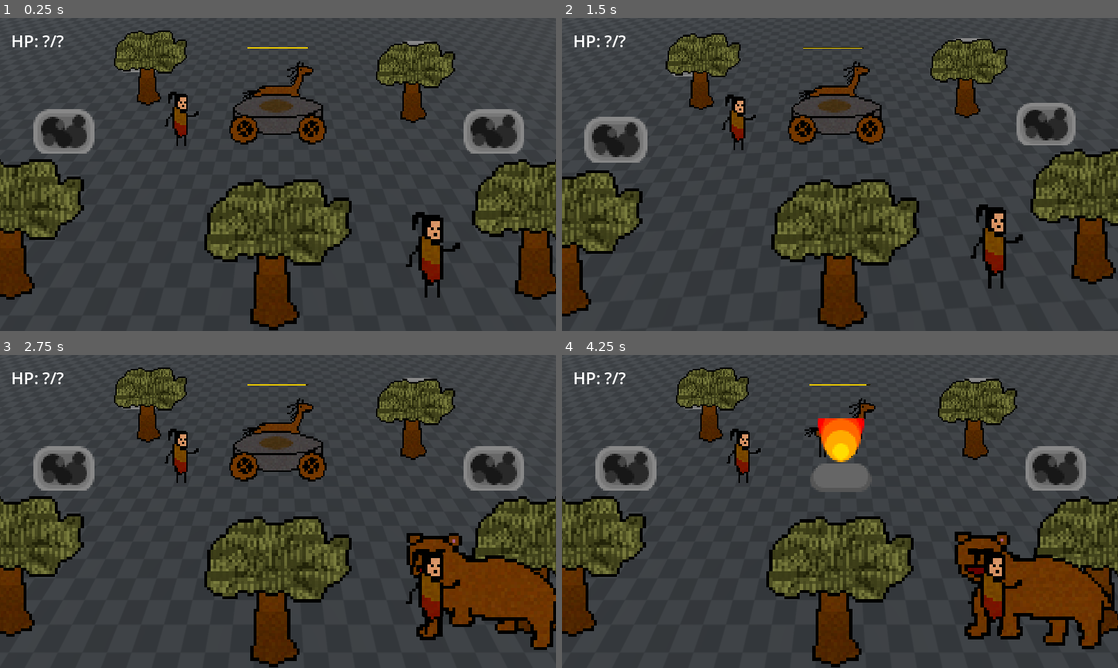
Above: before the commit, frames 1-4 (two rows, left to right).
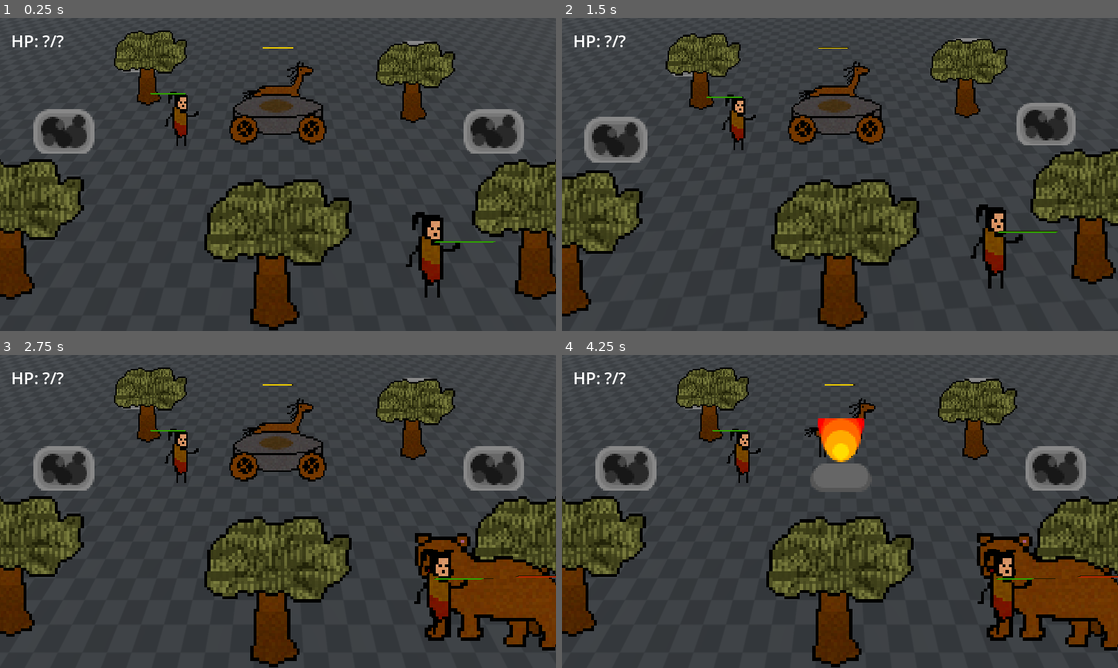
Above: after the commit, the same moments.

Repository: EnesBaytekin/har
Game: Godot game, scene res://scenes/test/test_scene.tscn
The game is run twice, just before and just after one commit, with the same random seed, the same clock (stepped at 60 frames per second) and the same inputs.
Inputs:
- Up to frame 1 (0.25 s): no input
- Up to frame 2 (1.5 s): tap Enter at 0.5 s; tap 8 at 0.6 s; tap Space at 1.25 s; tap 9 at 1.35 s
- Up to frame 3 (2.75 s): tap Enter at 2, 2.1 s
- Up to frame 4 (4.25 s): tap 0 at 2.85 s; tap Space at 3.5 s; tap 4 at 3.6 s

The runs differ from the first frame. In frame 1, 0.1% of the frame differs, in the area x 27-90%, y 9-72%; in frame 2, 0.1%; in frame 3, 3.4%; in frame 4, 4.9%, in the area x 27-100%, y 9-95%.

Commit message:
feat: add health bar to player and bear

Diff:
--- a/scenes/bear/bear.gd
+++ b/scenes/bear/bear.gd
@@ -9,11 +9,13 @@
 ## Koşma süresi (saniye)
 @export var chase_time: float = 5.0
 ## Oyuncuya ne kadar yaklaşınca hasar verir
-@export var attack_range: float = 1.5
+@export var attack_range: float = 1.0
 ## Hasar verme aralığı (saniye)
 @export var attack_cooldown: float = 1.5
 ## Ateşten kaçma taban mesafesi (fire_level=4 için)
 @export var fire_fear_base: float = 2.0
+## Maksimum can
+@export var max_health: int = 100
 ## Hasar miktarı
 @export var damage: int = 1
 ## Taş dikkat dağıtma süresi
@@ -32,12 +34,15 @@
 var _investigate_target: Vector3 = Vector3.ZERO
 var _enrage_target: Node3D = null
 var _current_speed: float = 3.0
+var health: int = 10
 
 const ANIM_SPEED: float = 10.0
 const BEAR_TEXTURE := preload("res://assets/sprites/bear.png")
 
 func _ready():
 	add_to_group("bears")
+	health = max_health
+	_update_health_bar()
 	$Sprite3D.texture = BEAR_TEXTURE
 	$Sprite3D.hframes = 4
 	_current_speed = speed
@@ -62,7 +67,6 @@
 	_target = _find_nearest_player()
 	_nearest_fire = _find_nearest_fire()
 
-	# Ateş korkusu — seviyeye göre
 	var fear_radius := _get_fire_fear_radius()
 	if _nearest_fire and global_position.distance_to(_nearest_fire.global_position) < fear_radius:
 		if _state != State.ENRAGED:
@@ -81,16 +85,17 @@
 				var dir := (_target.global_position - global_position)
 				dir.y = 0
 				var dist := dir.length()
-				if dist > 0.5:
+				if dist > attack_range:
 					velocity = dir.normalized() * _current_speed
 					_update_facing(dir.normalized())
 				else:
 					velocity = Vector3.ZERO
 
 				if dist < attack_range and _attack_timer <= 0:
-					if _target.has_method("take_damage"):
+					if _target.has_method("take_damage") and is_instance_valid(_target):
+						print("Bear attacks! dist=", dist, " damage=", damage)
 						_target.take_damage(damage)
-					_attack_timer = attack_cooldown
+						_attack_timer = attack_cooldown
 			else:
 				velocity = Vector3.ZERO
 
@@ -123,7 +128,6 @@
 				_state_timer = 1.0
 
 		State.INVESTIGATING:
-			# Oyuncu bana doğru geliyorsa taşı bırak, player'a dön
 			if _target:
 				var to_player := _target.global_position - global_position
 				to_player.y = 0
@@ -152,7 +156,6 @@
 				_state_timer = 1.0
 
 		State.ENRAGED:
-			# Enraged: direkt taşı atan oyuncuya saldır
 			if _enrage_target and is_instance_valid(_enrage_target):
 				var dir := (_enrage_target.global_position - global_position)
 				dir.y = 0
@@ -188,7 +191,6 @@
 		1: return 0.6
 		_: return 0.0
 
-## Yakına taş düştü — incelemeye git.
 func bear_notice_stone(pos: Vector3) -> void:
 	if _state == State.ENRAGED:
 		return
@@ -197,14 +199,18 @@
 	_state_timer = investigate_time
 	_current_speed = speed
 
-## Oyuncu tarafından vuruldu (kürekle/kazmayla).
+## Oyuncu tarafından vuruldu — can azalır.
 func hit(_hitter_id: int) -> void:
+	health -= 1
+	_update_health_bar()
+	if health <= 0:
+		queue_free()
+		return
 	if _state == State.INVESTIGATING or _state == State.IDLE:
 		_state = State.CHASING
 		_state_timer = chase_time
 		_current_speed = speed
 
-## Taş direkt çarptı — sinirlen.
 func bear_hit_by_stone() -> void:
 	_state = State.ENRAGED
 	_state_timer = enrage_time
@@ -216,6 +222,16 @@
 	if not sprite or dir.x == 0:
 		return
 	sprite.flip_h = dir.x < 0
+
+## Can bar'ını günceller.
+func _update_health_bar():
+	var fill := $HealthBarFill as Sprite3D
+	if not fill:
+		return
+	var ratio := float(health) / float(max_health)
+	var w := ratio * 64.0
+	fill.region_rect.size.x = w
+	fill.offset.x = (64.0 - w) / -2.0
 
 func _find_nearest_player() -> Node3D:
 	var best: Node3D = null
--- a/scenes/bear/bear.tscn
+++ b/scenes/bear/bear.tscn
@@ -2,6 +2,7 @@
 
 [ext_resource type="Script" path="res://scenes/bear/bear.gd" id="1"]
 [ext_resource type="Texture2D" path="res://assets/sprites/bear.png" id="2"]
+[ext_resource type="Texture2D" path="res://assets/sprites/bar.png" id="3_bar"]
 
 [sub_resource type="CapsuleShape3D" id="CapsuleShape3D_br01"]
 radius = 0.35
@@ -20,3 +21,20 @@
 texture_filter = 0
 texture = ExtResource("2")
 hframes = 4
+
+[node name="HealthBarBg" type="Sprite3D" parent="."]
+transform = Transform3D(1.5, 0, 0, 0, 0.5, 0, 0, 0, 1, 0, 2.0, 0)
+billboard = 2
+texture_filter = 0
+texture = ExtResource("3_bar")
+modulate = Color(0.15, 0.15, 0.15, 1)
+
+[node name="HealthBarFill" type="Sprite3D" parent="."]
+transform = Transform3D(1.5, 0, 0, 0, 0.5, 0, 0, 0, 1, 0, 2.0, 0.01)
+billboard = 2
+texture_filter = 0
+texture = ExtResource("3_bar")
+render_priority = 1
+region_enabled = true
+region_rect = Rect2(0, 0, 64, 8)
+modulate = Color(0.8, 0.2, 0.2, 1)
--- a/scenes/horse/horse.tscn
+++ b/scenes/horse/horse.tscn
@@ -26,14 +26,14 @@
 hframes = 4
 
 [node name="HungerBarBg" type="Sprite3D" parent="."]
-transform = Transform3D(3, 0, 0, 0, 0.5, 0, 0, 0, 1, 0, 2.0, 0)
+transform = Transform3D(1.5, 0, 0, 0, 0.5, 0, 0, 0, 1, 0, 2.0, 0)
 billboard = 2
 texture_filter = 0
 texture = ExtResource("3_bar")
 modulate = Color(0.15, 0.15, 0.15, 1)
 
 [node name="HungerBarFill" type="Sprite3D" parent="."]
-transform = Transform3D(3, 0, 0, 0, 0.5, 0, 0, 0, 1, 0, 2.0, 0.01)
+transform = Transform3D(1.5, 0, 0, 0, 0.5, 0, 0, 0, 1, 0, 2.0, 0.01)
 billboard = 2
 texture_filter = 0
 texture = ExtResource("3_bar")
--- a/scenes/player/player.gd
+++ b/scenes/player/player.gd
@@ -51,6 +51,7 @@
 func _ready():
 	health = max_health
 	_update_texture()
+	_update_health_bar()
 	add_to_group("players")
 	$PickupArea.area_entered.connect(_on_item_area_entered)
 	$PickupArea.area_exited.connect(_on_item_area_exited)
@@ -162,6 +163,16 @@
 				_update_carried_sprite()
 				return
 
+## Can bar'ını günceller.
+func _update_health_bar():
+	var fill := $HealthBarFill as Sprite3D
+	if not fill:
+		return
+	var ratio := float(health) / float(max_health)
+	var w := ratio * 64.0
+	fill.region_rect.size.x = w
+	fill.offset.x = (64.0 - w) / -2.0
+
 ## Hasar al.
 func take_damage(amount: int) -> void:
 	if _invincible_timer > 0:
@@ -173,8 +184,7 @@
 		health = 0
 		# Ölüm — şimdilik canı geri doldur
 		health = max_health
-
-
+	_update_health_bar()
 
 	# Sarsılma efekti
 	var sprite := $Sprite3D as Sprite3D
--- a/scenes/player/player.tscn
+++ b/scenes/player/player.tscn
@@ -2,6 +2,7 @@
 
 [ext_resource type="Script" uid="uid://ca57nqhncgtxp" path="res://scenes/player/player.gd" id="1_3pqrm"]
 [ext_resource type="Texture2D" uid="uid://player1" path="res://assets/sprites/player1.png" id="2_4mjhv"]
+[ext_resource type="Texture2D" path="res://assets/sprites/bar.png" id="5_bar"]
 
 [sub_resource type="CapsuleShape3D" id="CapsuleShape3D_r4nd"]
 radius = 0.234375
@@ -33,6 +34,23 @@
 billboard = 1
 texture_filter = 0
 
+[node name="HealthBarBg" type="Sprite3D" parent="."]
+transform = Transform3D(1.5, 0, 0, 0, 0.5, 0, 0, 0, 1, 0, 1.7, 0)
+billboard = 2
+texture_filter = 0
+texture = ExtResource("5_bar")
+modulate = Color(0.15, 0.15, 0.15, 1)
+
+[node name="HealthBarFill" type="Sprite3D" parent="."]
+transform = Transform3D(1.5, 0, 0, 0, 0.5, 0, 0, 0, 1, 0, 1.7, 0.01)
+billboard = 2
+texture_filter = 0
+texture = ExtResource("5_bar")
+render_priority = 1
+region_enabled = true
+region_rect = Rect2(0, 0, 64, 8)
+modulate = Color(0.2, 0.8, 0.2, 1)
+
 [node name="PickupArea" type="Area3D" parent="." unique_id=1731631625]
 
 [node name="CollisionShape3D" type="CollisionShape3D" parent="PickupArea" unique_id=371121318]
